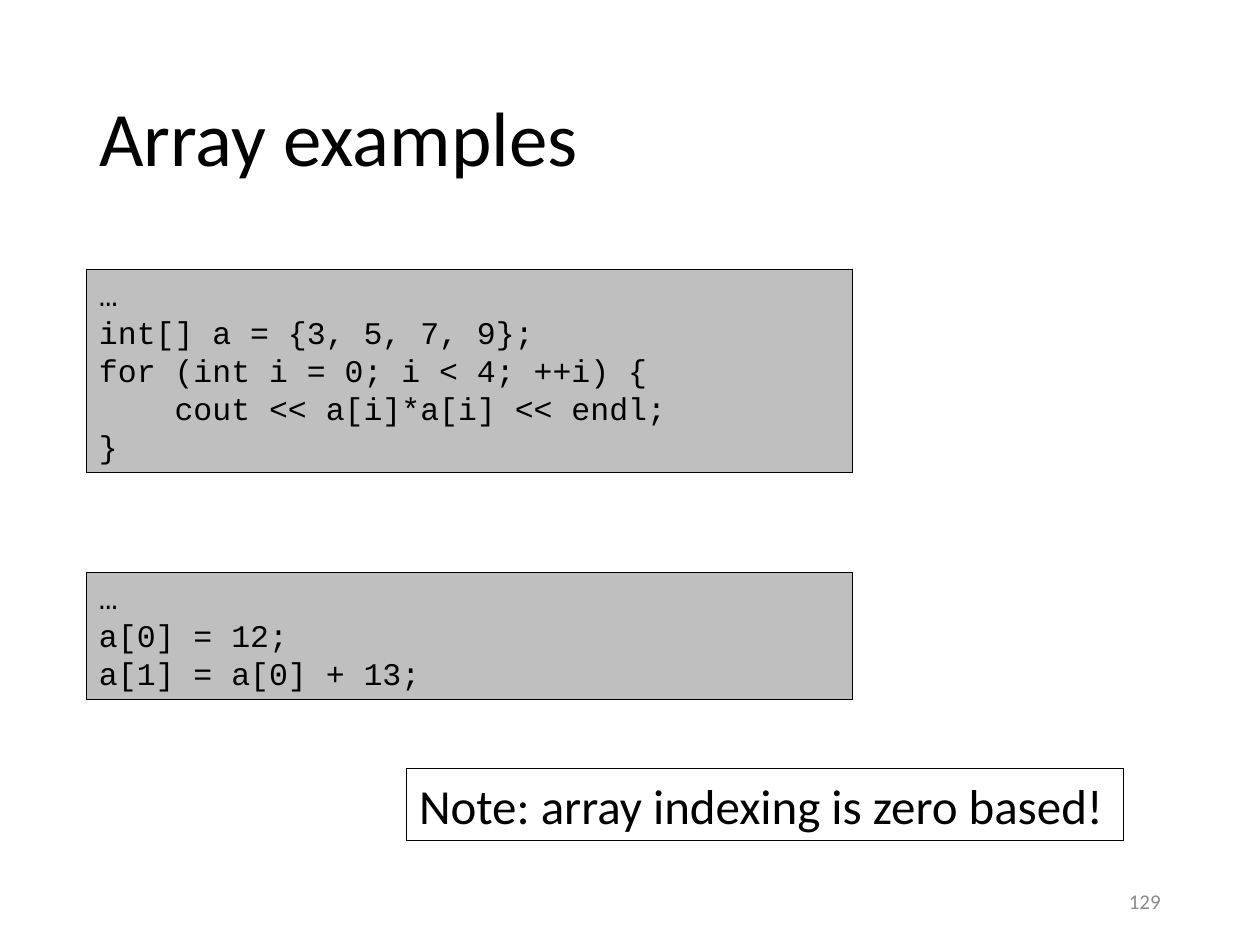
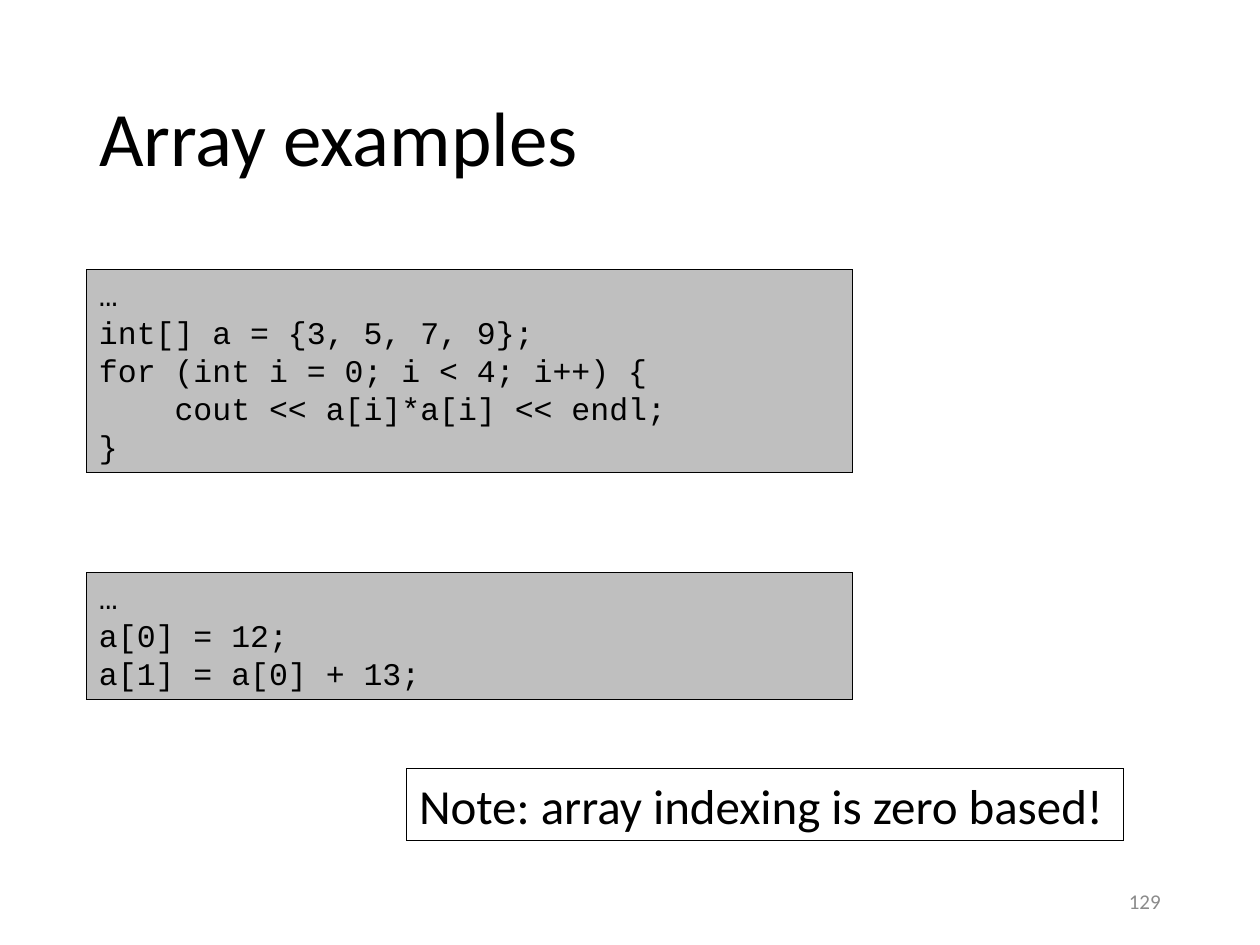
Before and after one commit to gjbex/training-material, a slide deck: slide 129 of CPlusPlus/scientific_cpp.pptx. Drawn at 1260x945 pixels with LibreOffice and Linux fonts; fonts in the diff are those of the drawing. Boxes give left, top, right and bottom in pixels: in the first picture for what was removed or moved away, otherwise in the second. Text is boxed around its words. In the diff, an @@ line names an element or a change of style, - is before the commit and + after.

```diff
--- a/CPlusPlus/scientific_cpp.pptx
+++ b/CPlusPlus/scientific_cpp.pptx
@@ text in rectangle at bbox=[99, 359, 610, 389]: text changed @@
-for (int i = 0; i < 4; ++i) {
+for (int i = 0; i < 4; i++) {
```
Also in this commit, not shown: 25 other slides changed.
